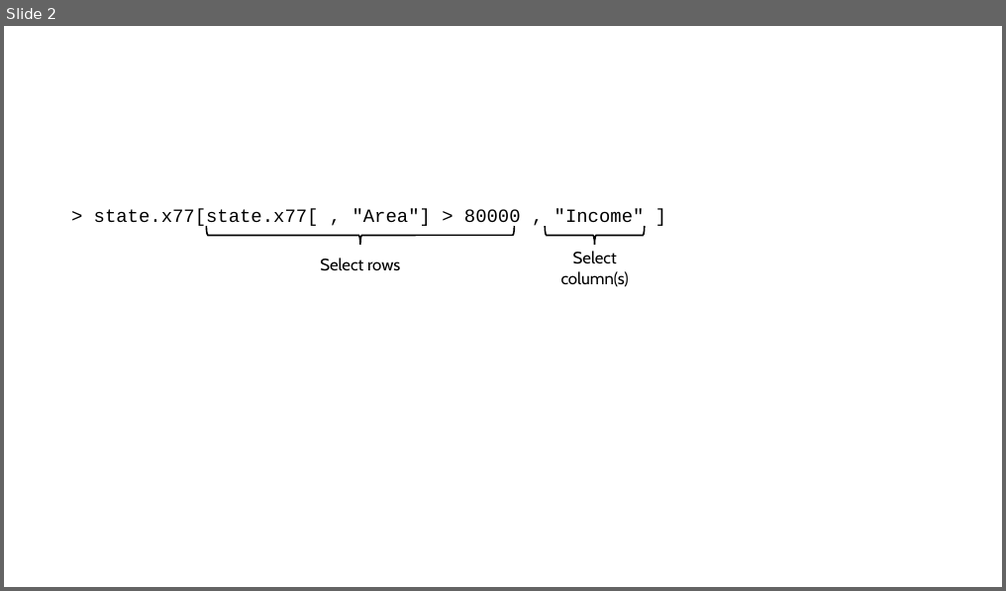
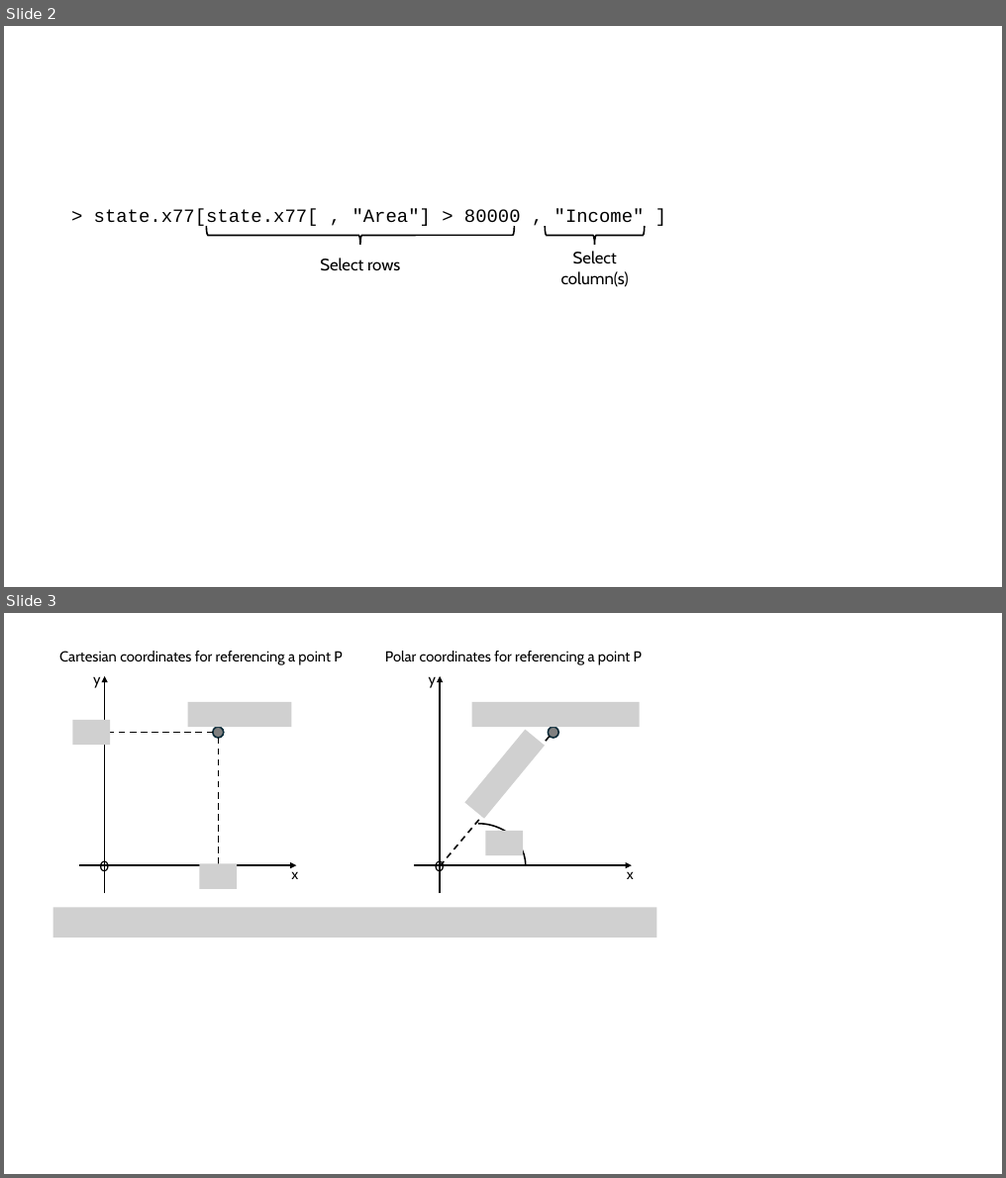
Before and after one commit to sugnet/RTutorial, a slide deck: figures.pptx. Shown one above the other, each under a label of ours: slide 2 before the commit, slides 2 and 3 after it. The pictures are 1006x591 and 1006x1178 pixels, drawn with LibreOffice and Linux fonts; fonts in the diff are those of the drawing; grey boxes stand for pictures. Boxes give left, top, right and bottom in pixels: in the first picture for what was removed or moved away, otherwise in the second. Text is boxed around its words. In the diff, an @@ line names an element or a change of style, - is before the commit and + after.

```diff
--- a/figures.pptx
+++ b/figures.pptx
@@ slide 3 added at (4,613,1002,1174), background #FFFFFF @@
@@ group added at (54,651,657,938): 8 texts, 7 pictures, 4 arrows, 3 lines, 2 ellipses, 1 arc (boxed as its full ellipse) @@
+0
+x
+y
+0
+x
+y
+Cartesian coordinates for referencing a point P
+Polar coordinates for referencing a point P
```
Also in this commit, not shown: 14 other files.
